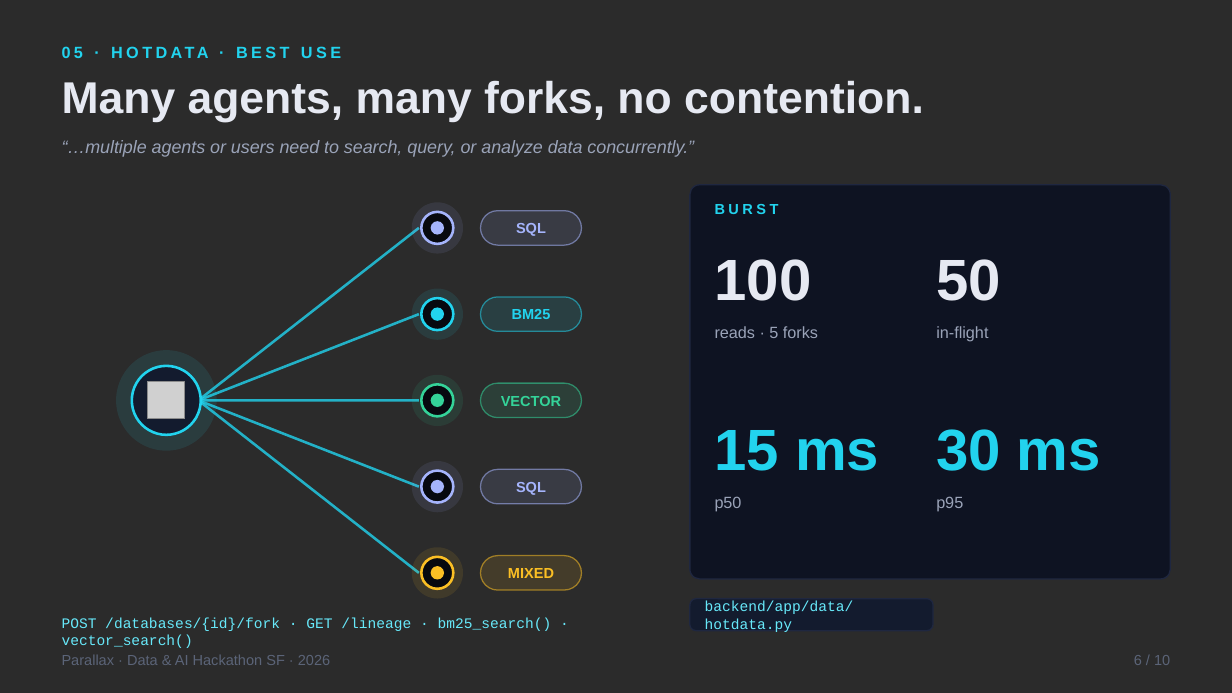
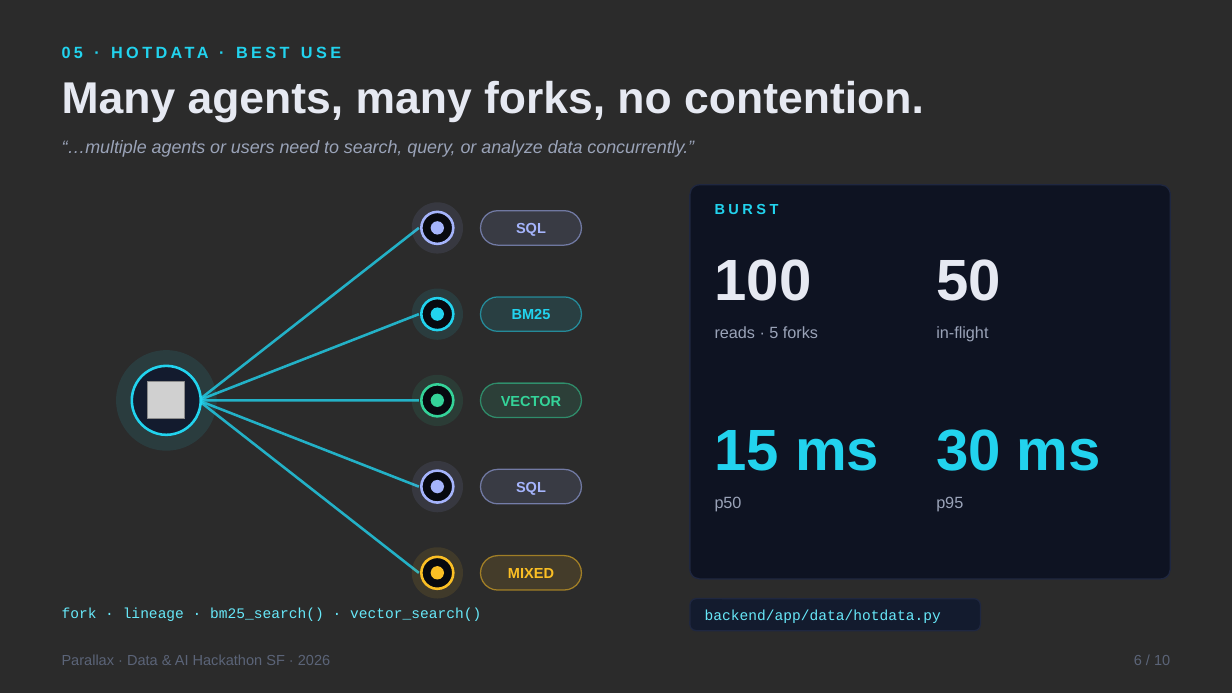
Before and after one commit to vnmoorthy/parallax, a slide deck: slide 6 of deck/Parallax.pptx. Drawn at 1232x693 pixels with LibreOffice and Linux fonts; fonts in the diff are those of the drawing; grey boxes stand for pictures; background and template pictures are left out; a plain dark background stands for a picture behind light text. Boxes give left, top, right and bottom in pixels: in the first picture for what was removed or moved away, otherwise in the second. Text is boxed around its words. In the diff, an @@ line names an element or a change of style, - is before the commit and + after.

```diff
--- a/deck/Parallax.pptx
+++ b/deck/Parallax.pptx
@@ rounded rectangle: place and size @@
-rounded rectangle at [690, 599, 933, 631]
+rounded rectangle at [690, 599, 981, 631]
@@ text "backend/app/data/hotdata.py" rewrapped from [705, 601, 854, 632] to [705, 609, 941, 623] @@
@@ text at [62, 607, 481, 621]: text changed @@
-POST /databases/{id}/fork · GET /lineage · bm25_search() · vector_search()
+fork · lineage · bm25_search() · vector_search()
```
Also in this commit, not shown: 9 other slides changed, 12 other files.
